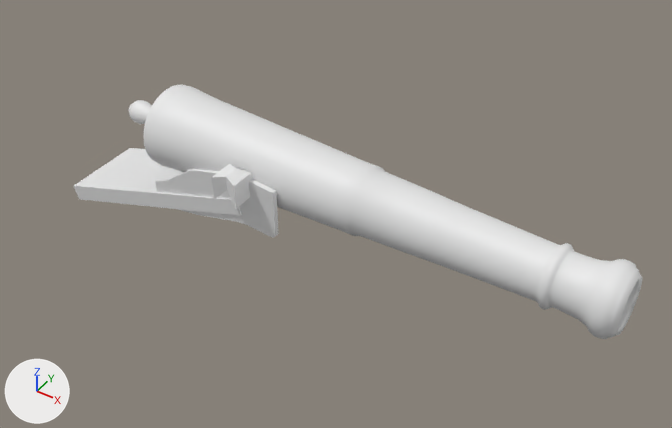
The Blender file Assets/02 Prefabs/models/Cannon2/cannon2.blend as it was, and as the next commit left it.
Camera for both pictures: a 50 mm camera at (13.06, -12.3, 11.15) aimed at (4.33, 0.83, -1.22). Lighting does not change. The marker at lower left points along +X, +Y and +Z.
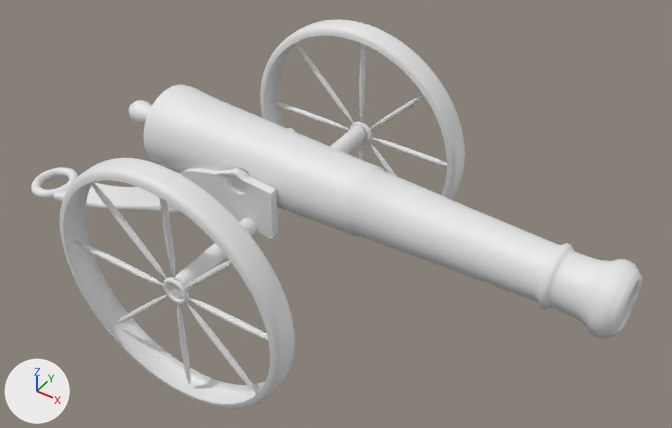
Boxes (x1, y1, x2, y2) around the edits, measured in the pictures (672 x 428 px):
'wheel', added
    after: (60, 158, 295, 409)
'wheel.001', added
    after: (260, 20, 465, 200)
'Cube', deleted
    before: (74, 148, 242, 216)
'Cube.001', moved, rescaled
    before: (155, 169, 278, 237)
    after: (159, 168, 278, 238)
'axel', added
    after: (168, 126, 367, 298)
'backstand', added
    after: (53, 183, 186, 216)
'Cube.002', deleted
    before: (212, 164, 252, 209)
'backring', added
    after: (31, 167, 78, 199)
'pivotlock.001', added
    after: (218, 168, 254, 184)

Diff of the bpy script that builds the scene:
```diff
--- a/Assets/02 Prefabs/models/Cannon2/cannon2.blend.py
+++ b/Assets/02 Prefabs/models/Cannon2/cannon2.blend.py
@@ me_cube_1 @@
+me_cube_1.from_pydata(...)  # 136 vertices, 135 faces; spans x -7.4..-0.08, y 4.26..6.96, z -1.19..4.1
@@ me_torus @@
+me_torus.from_pydata(...)  # a torus around z (ring radius 1.0, tube radius 0.25) spanning x -1.25..1.25, y -1.25..1.25, z -0.25..0.25
@@ me_cube_002_1 @@
+me_cube_002_1.from_pydata(...)  # 146 vertices, 159 faces; spans x -1.44..1.76, y -1.0..-0.29, z -1.14..-0.12
@@ me_cylinder_003 @@
+me_cylinder_003.from_pydata(...)  # a 32-sided cylinder along z spanning x -1.0..1.0, y -1.0..1.0, z -1.0..1.0
@@ me_cylinder_004 @@
+me_cylinder_004.from_pydata(...)  # 1184 vertices, 912 faces; spans x -1.75..1.75, y -1.75..1.75, z -0.45..1.89
@@ ob_cube_002 @@
-ob_cube_002 = bpy.data.objects.new('Cube.002', me_cube_002)
-ob_cube_002.location = (2.97, -0.88, 0.02)
-ob_cube_002.scale = (-0.279, -0.279, -0.279)
@@ ob_cube_001 @@
 ob_cube_001 = bpy.data.objects.new('Cube.001', me_cube_001)
-ob_cube_001.location = (2.78, -0.64, -0.5)
-ob_cube_001.scale = (1.07, 0.0546, 0.595)
+ob_cube_001.location = (2.77, -0.67, -0.48)
+ob_cube_001.scale = (1.07, 0.0946, 0.595)
@@ ob_cube @@
-ob_cube = bpy.data.objects.new('Cube', me_cube)
-ob_cube.location = (3.09, -3.8, -0.61)
-ob_cube.rotation_euler = (0.0, -0.325, 0.0)  # degrees (0, -19, 0)
-ob_cube.scale = (2.0, 0.72, 0.14)
@@ ob_backstand @@
+ob_backstand = bpy.data.objects.new('backstand', me_cube_1)
+ob_backstand.location = (3.09, -3.82, -0.97)
+ob_backstand.rotation_euler = (0.0, -0.415, 0.0)  # degrees (0, -24, 0)
+ob_backstand.scale = (1.0, 0.72, 0.14)
+_m = ob_backstand.modifiers.new('Subsurf', 'SUBSURF')
+_m.levels = 3
+_m.render_levels = 3
@@ ob_backring @@
+ob_backring = bpy.data.objects.new('backring', me_torus)
+ob_backring.location = (-4.22, 0.23, -3.48)
+ob_backring.scale = (0.447, 0.527, 0.507)
+_m = ob_backring.modifiers.new('Subsurf', 'SUBSURF')
+_m.levels = 3
+_m.render_levels = 3
@@ ob_pivotlock_001 @@
+ob_pivotlock_001 = bpy.data.objects.new('pivotlock.001', me_cube_002_1)
+ob_pivotlock_001.location = (2.96, -0.91, 0.01)
+ob_pivotlock_001.scale = (-0.279, -0.279, -0.279)
+_m = ob_pivotlock_001.modifiers.new('Subsurf', 'SUBSURF')
+_m.levels = 3
+_m.render_levels = 3
@@ ob_axel @@
+ob_axel = bpy.data.objects.new('axel', me_cylinder_003)
+ob_axel.location = (3.25, 0.22, -0.95)
+ob_axel.rotation_euler = (1.571, 0.0, 0.0)  # degrees (90, 0, 0)
+ob_axel.scale = (0.195, 0.195, 3.32)
@@ ob_wheel @@
+ob_wheel = bpy.data.objects.new('wheel', me_cylinder_004)
+ob_wheel.location = (3.18, -3.09, -0.97)
+ob_wheel.rotation_euler = (1.571, 0.0, 0.0)  # degrees (90, 0, 0)
+ob_wheel.scale = (1.58, 1.58, 0.158)
+_m = ob_wheel.modifiers.new('Mirror', 'MIRROR')
+_m.use_axis = (False, False, True)
+_m.use_clip = True
+_m = ob_wheel.modifiers.new('Subsurf', 'SUBSURF')
+_m.levels = 2
@@ ob_wheel_001 @@
+ob_wheel_001 = bpy.data.objects.new('wheel.001', me_cylinder_004.copy())
+ob_wheel_001.location = (3.18, 3.48, -0.97)
+ob_wheel_001.rotation_euler = (1.571, 0.0, 0.0)  # degrees (90, 0, 0)
+ob_wheel_001.scale = (1.58, 1.58, 0.158)
+_m = ob_wheel_001.modifiers.new('Mirror', 'MIRROR')
+_m.use_axis = (False, False, True)
+_m.use_clip = True
+_m = ob_wheel_001.modifiers.new('Subsurf', 'SUBSURF')
+_m.levels = 2
```
